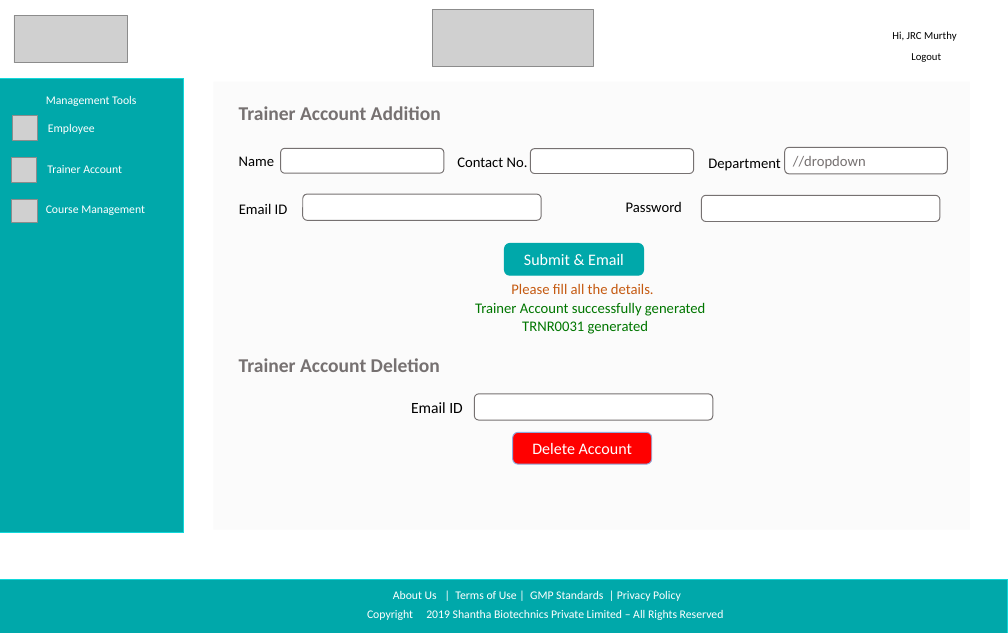
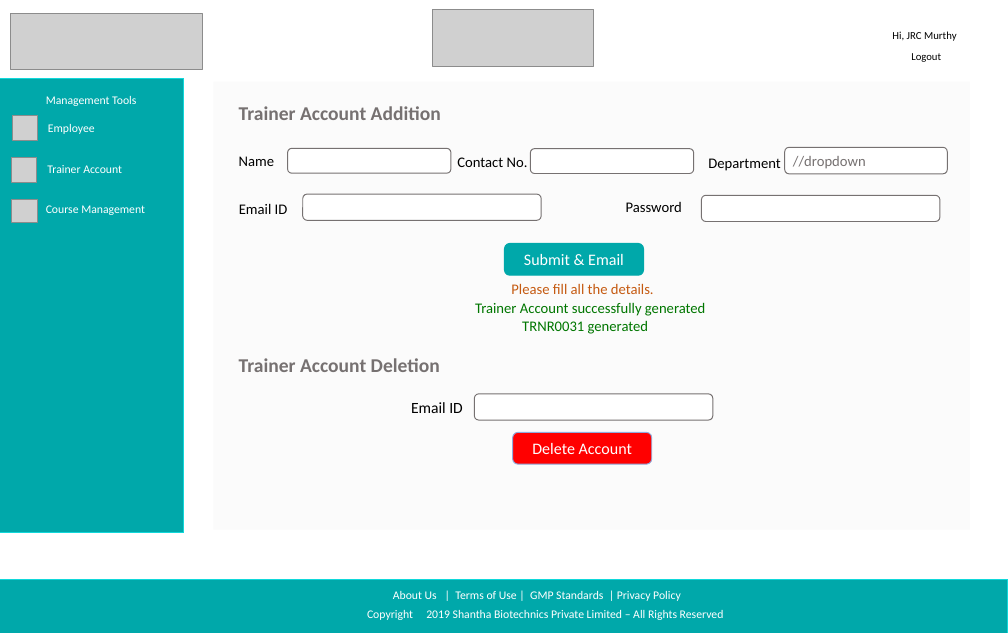
Before and after one commit to sarthakbhutani/Shantha_sih2019, a slide deck: slide 15 of Documentation/Screen Designs/Shanta Sanofi Screen Designs.pptx (slide 17 before the commit). Drawn at 1008x633 pixels with LibreOffice and Linux fonts; fonts in the diff are those of the drawing; grey boxes stand for pictures; background and template pictures are left out. Boxes give left, top, right and bottom in pixels: in the first picture for what was removed or moved away, otherwise in the second. Text is boxed around its words. In the diff, an @@ line names an element or a change of style, - is before the commit and + after.

```diff
--- a/Documentation/Screen Designs/Shanta Sanofi Screen Designs.pptx
+++ b/Documentation/Screen Designs/Shanta Sanofi Screen Designs.pptx
@@ picture resized from (x1=14, y1=15, x2=127, y2=63) to (x1=11, y1=13, x2=203, y2=69) @@
@@ rounded rectangle moved from (x1=281, y1=148, x2=444, y2=173) to (x1=288, y1=148, x2=451, y2=173) @@
```
Also in this commit, not shown: 15 other slides changed, 3 slides removed.
